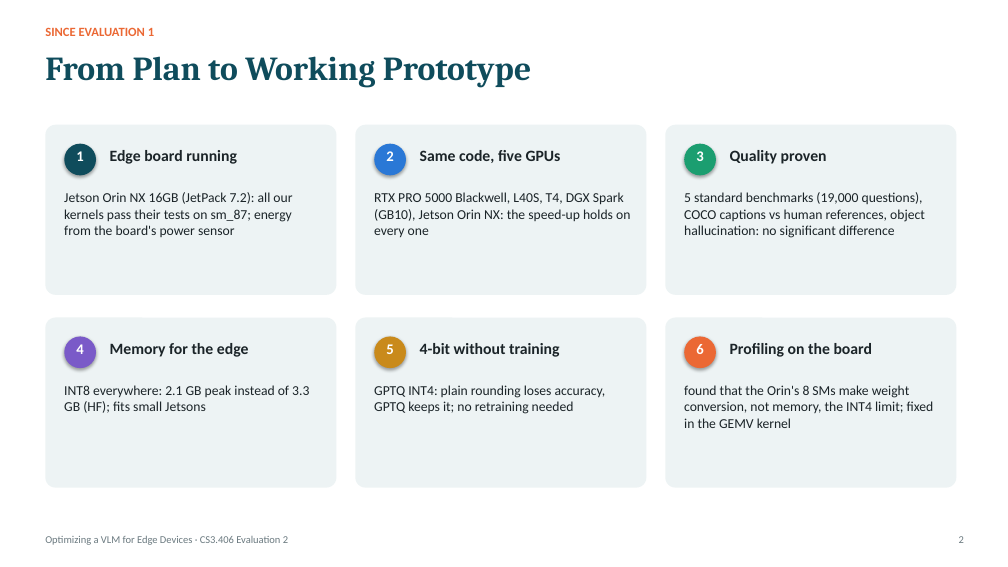
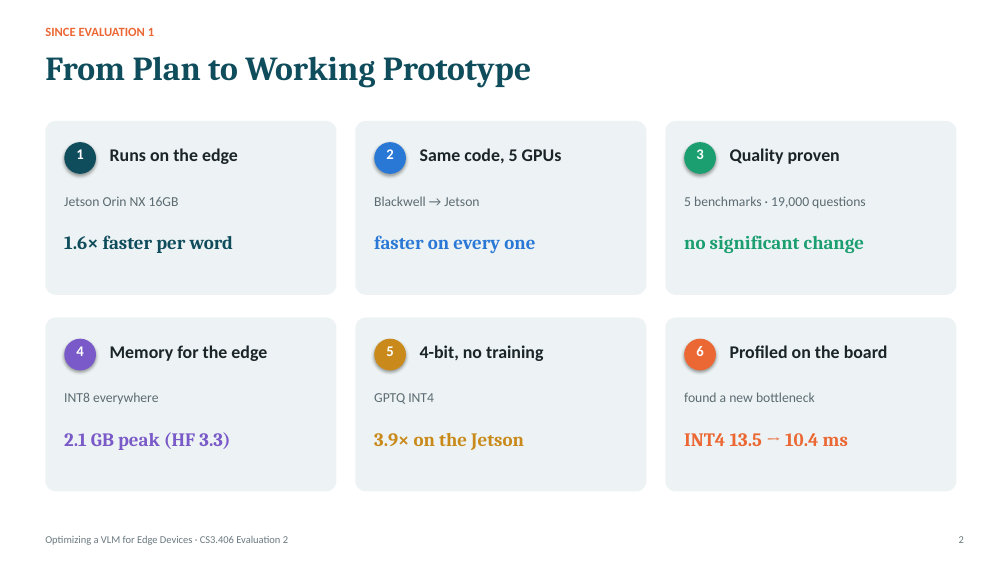
Before and after one commit to jainilbavishi24/LFM2.5-VL-Optimization, a slide deck: slide 2 of presentations/eval2/PAA_Eval2_Working_Prototype.pptx. Drawn at 1008x567 pixels with LibreOffice and Linux fonts; fonts in the diff are those of the drawing. Boxes give left, top, right and bottom in pixels: in the first picture for what was removed or moved away, otherwise in the second. Text is boxed around its words. In the diff, an @@ line names an element or a change of style, - is before the commit and + after.

Commit message:
deck: rework for readability, jetson results, one quant table

```diff
--- a/presentations/eval2/PAA_Eval2_Working_Prototype.pptx
+++ b/presentations/eval2/PAA_Eval2_Working_Prototype.pptx
@@ rounded rectangle: place and size @@
-rounded rectangle at [45,125,337,295]
+rounded rectangle at [45,121,337,295]
@@ text at [110,148,238,164]: text changed; size 15 to 17 pt @@
-Edge board running
+Runs on the edge
@@ rounded rectangle: place and size @@
-rounded rectangle at [355,125,647,295]
+rounded rectangle at [355,121,647,295]
@@ text at [420,148,562,163]: text changed; size 15 to 17 pt @@
-Same code, five GPUs
+Same code, 5 GPUs
@@ rounded rectangle: place and size @@
-rounded rectangle at [665,125,957,295]
+rounded rectangle at [665,121,957,295]
@@ text "Quality proven" at [730,148,840,164]: size 15 to 17 pt @@
@@ text at [64,197,179,206]: text changed; text colour #1B2428 to #5C6B73 @@
-Jetson Orin NX 16GB (JetPack 7.2): all our kernels pass their tests on sm_87; energy from the board's power sensor
+Jetson Orin NX 16GB
@@ text removed at [374,192,630,237] @@
-RTX PRO 5000 Blackwell, L40S, T4, DGX Spark (GB10), Jetson Orin NX: the speed-up holds on every one
@@ text added at [374,196,479,206], 13 pt, text #5C6B73 @@
+Blackwell → Jetson
@@ text at [684,196,866,208]: text changed; text colour #1B2428 to #5C6B73 @@
-5 standard benchmarks (19,000 questions), COCO captions vs human references, object hallucination: no significant difference
+5 benchmarks · 19,000 questions
@@ text added at [64,235,233,253], 18 pt, text #0F4C5C, bold @@
+1.6× faster per word
@@ text added at [374,235,535,253], 18 pt, text #2A78D6, bold @@
+faster on every one
@@ text added at [684,235,864,253], 18 pt, text #1B9E70, bold @@
+no significant change
@@ rounded rectangle: place and size @@
-rounded rectangle at [45,318,337,488]
+rounded rectangle at [45,318,337,492]
@@ rounded rectangle: place and size @@
-rounded rectangle at [355,318,647,488]
+rounded rectangle at [355,318,647,492]
@@ rounded rectangle: place and size @@
-rounded rectangle at [665,318,957,488]
+rounded rectangle at [665,318,957,492]
@@ text "Memory for the edge" at [110,345,267,361]: size 15 to 17 pt @@
@@ text at [420,345,543,361]: text changed; size 15 to 17 pt @@
-4-bit without training
+4-bit, no training
@@ text at [730,345,888,358]: text changed; size 15 to 17 pt @@
-Profiling on the board
+Profiled on the board
@@ text removed at [374,385,606,414] @@
-GPTQ INT4: plain rounding loses accuracy, GPTQ keeps it; no retraining needed
@@ text removed at [684,385,934,428] @@
-found that the Orin's 8 SMs make weight conversion, not memory, the INT4 limit; fixed in the GEMV kernel
@@ text added at [64,392,159,404], 13 pt, text #5C6B73 @@
+INT8 everywhere
@@ text added at [374,393,434,404], 13 pt, text #5C6B73 @@
+GPTQ INT4
@@ text added at [684,392,815,402], 13 pt, text #5C6B73 @@
+found a new bottleneck
@@ text at [64,432,230,450]: text changed; size 13 to 18 pt; font Calibri to Cambria; text colour #1B2428 to #7A5AC8; bold on @@
-INT8 everywhere: 2.1 GB peak instead of 3.3 GB (HF); fits small Jetsons
+2.1 GB peak (HF 3.3)
@@ text added at [374,433,524,450], 18 pt, text #C98A1B, bold @@
+3.9× on the Jetson
@@ text added at [684,433,848,446], 18 pt, text #EB6834, bold @@
+INT4 13.5 → 10.4 ms
```
Also in this commit, not shown: 12 other slides changed, 3 slides added, 2 slides removed, 2 other files.
